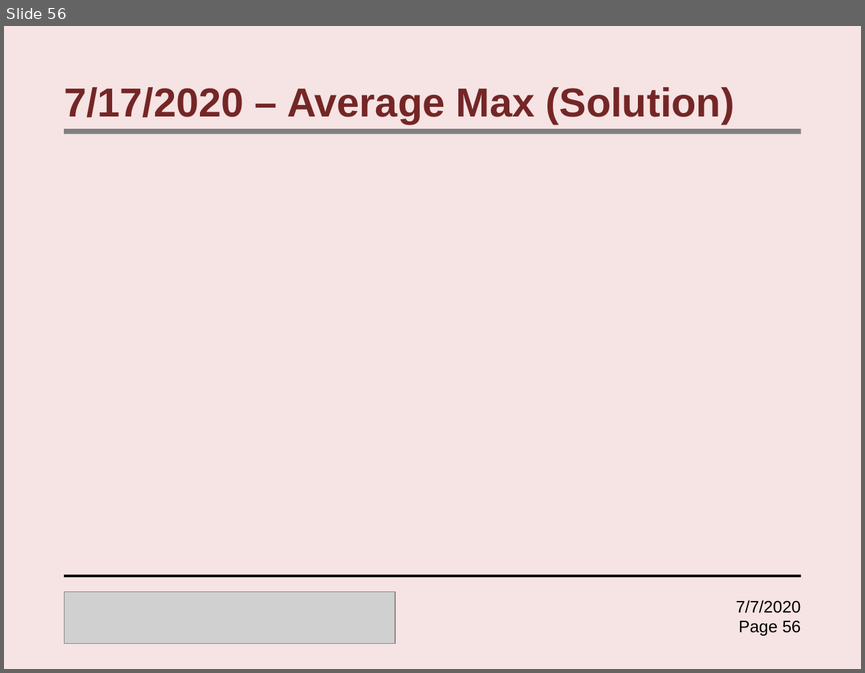
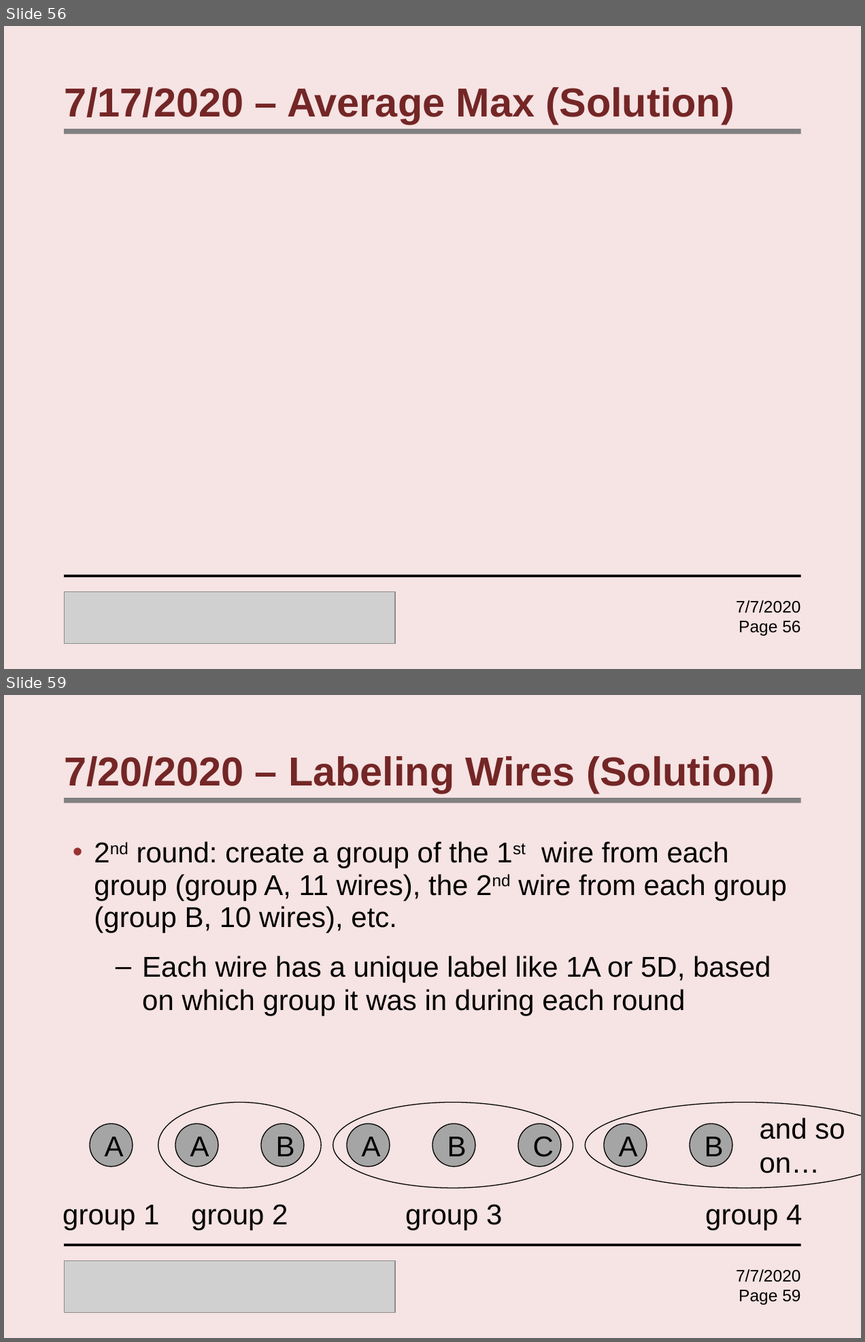
Before and after one commit to Samyak-code/Instructorfiles, a slide deck: lectures/extra/RacecarRiddles.pptx. Shown one above the other, each under a label of ours: slide 56 before the commit, slides 56 and 59 after it; the slides between them are not shown. The pictures are 865x673 and 865x1342 pixels, drawn with LibreOffice and Linux fonts; fonts in the diff are those of the drawing; grey boxes stand for pictures. Boxes give left, top, right and bottom in pixels: in the first picture for what was removed or moved away, otherwise in the second. Text is boxed around its words. In the diff, an @@ line names an element or a change of style, - is before the commit and + after.

```diff
--- a/lectures/extra/RacecarRiddles.pptx
+++ b/lectures/extra/RacecarRiddles.pptx
@@ slide 59 added at bbox=[4, 695, 861, 1338], background #F6E3E3 @@
@@ title added at bbox=[64, 756, 774, 793], 34 pt, text #742626, bold @@
+7/20/2020 – Labeling Wires (Solution)
@@ rectangle added at bbox=[64, 798, 801, 803], fill #808080 @@
@@ text added at bbox=[94, 841, 786, 1016], 24 pt, text #000000 @@
+• 2nd round: create a group of the 1st wire from each group (group A, 11 wires), the 2nd wire from each group (group B, 10 wires), etc.
+  – Each wire has a unique label like 1A or 5D, based on which group it was in during each round
@@ ellipse added at bbox=[158, 1102, 321, 1187], outline #000000 0.75 pt @@
@@ ellipse added at bbox=[333, 1102, 573, 1187], outline #000000 0.75 pt @@
@@ ellipse added at bbox=[585, 1102, 861, 1187], outline #000000 0.75 pt @@
@@ text added at bbox=[759, 1117, 844, 1173], 24 pt, text #000000 @@
+and so on…
@@ ellipse added at bbox=[90, 1123, 133, 1166], fill #A5A5A5, outline #000000 0.75 pt, 24 pt, text #000000 @@
+A
@@ ellipse added at bbox=[175, 1123, 218, 1166], fill #A5A5A5, outline #000000 0.75 pt, 24 pt, text #000000 @@
+A
@@ ellipse added at bbox=[261, 1123, 304, 1166], fill #A5A5A5, outline #000000 0.75 pt, 24 pt, text #000000 @@
+B
@@ ellipse added at bbox=[347, 1123, 390, 1166], fill #A5A5A5, outline #000000 0.75 pt, 24 pt, text #000000 @@
+A
@@ ellipse added at bbox=[432, 1123, 475, 1166], fill #A5A5A5, outline #000000 0.75 pt, 24 pt, text #000000 @@
+B
@@ ellipse added at bbox=[518, 1123, 561, 1166], fill #A5A5A5, outline #000000 0.75 pt, 24 pt, text #000000 @@
+C
@@ ellipse added at bbox=[604, 1123, 647, 1166], fill #A5A5A5, outline #000000 0.75 pt, 24 pt, text #000000 @@
+A
@@ ellipse added at bbox=[689, 1123, 732, 1166], fill #A5A5A5, outline #000000 0.75 pt, 24 pt, text #000000 @@
+B
@@ text added at bbox=[62, 1204, 159, 1229], 24 pt, text #000000 @@
+group 1
@@ text added at bbox=[191, 1204, 288, 1229], 24 pt, text #000000 @@
+group 2
@@ text added at bbox=[405, 1204, 502, 1229], 24 pt, text #000000 @@
+group 3
@@ text added at bbox=[705, 1204, 802, 1229], 24 pt, text #000000 @@
+group 4
@@ rectangle added at bbox=[64, 1243, 801, 1246], fill #000000 @@
@@ picture added at bbox=[64, 1261, 395, 1312] @@
@@ text added at bbox=[736, 1269, 800, 1304], 14 pt, text #000000 @@
+7/7/2020
+Page 59
```
Also in this commit, not shown: 51 other slides added.
